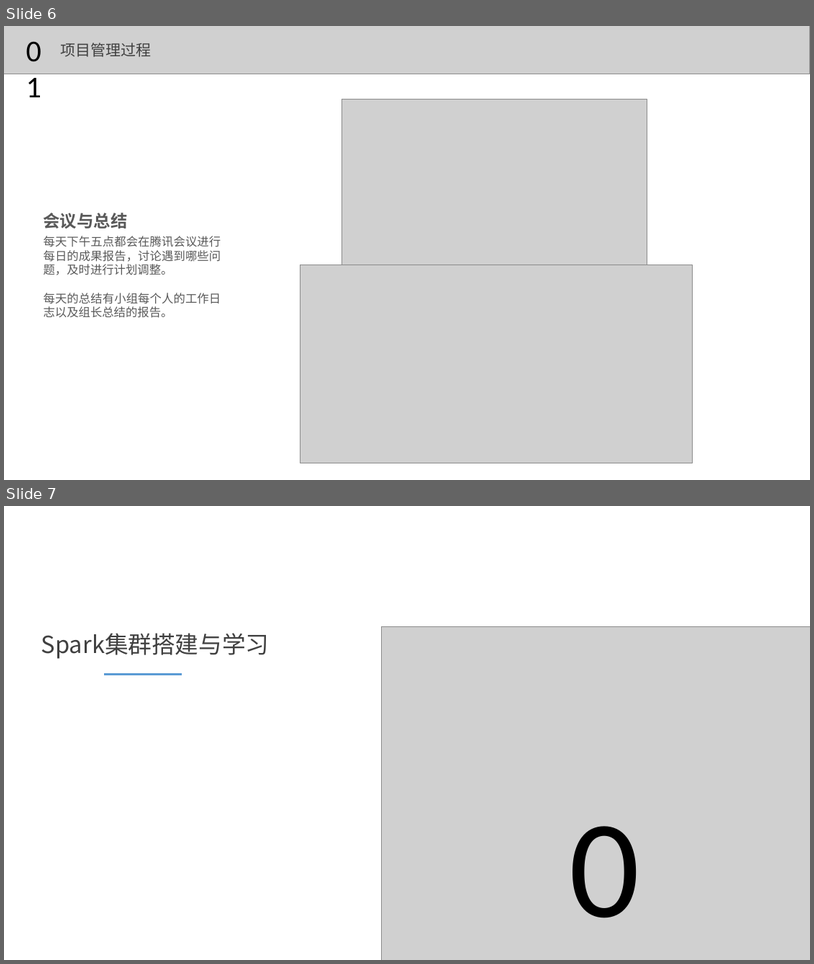
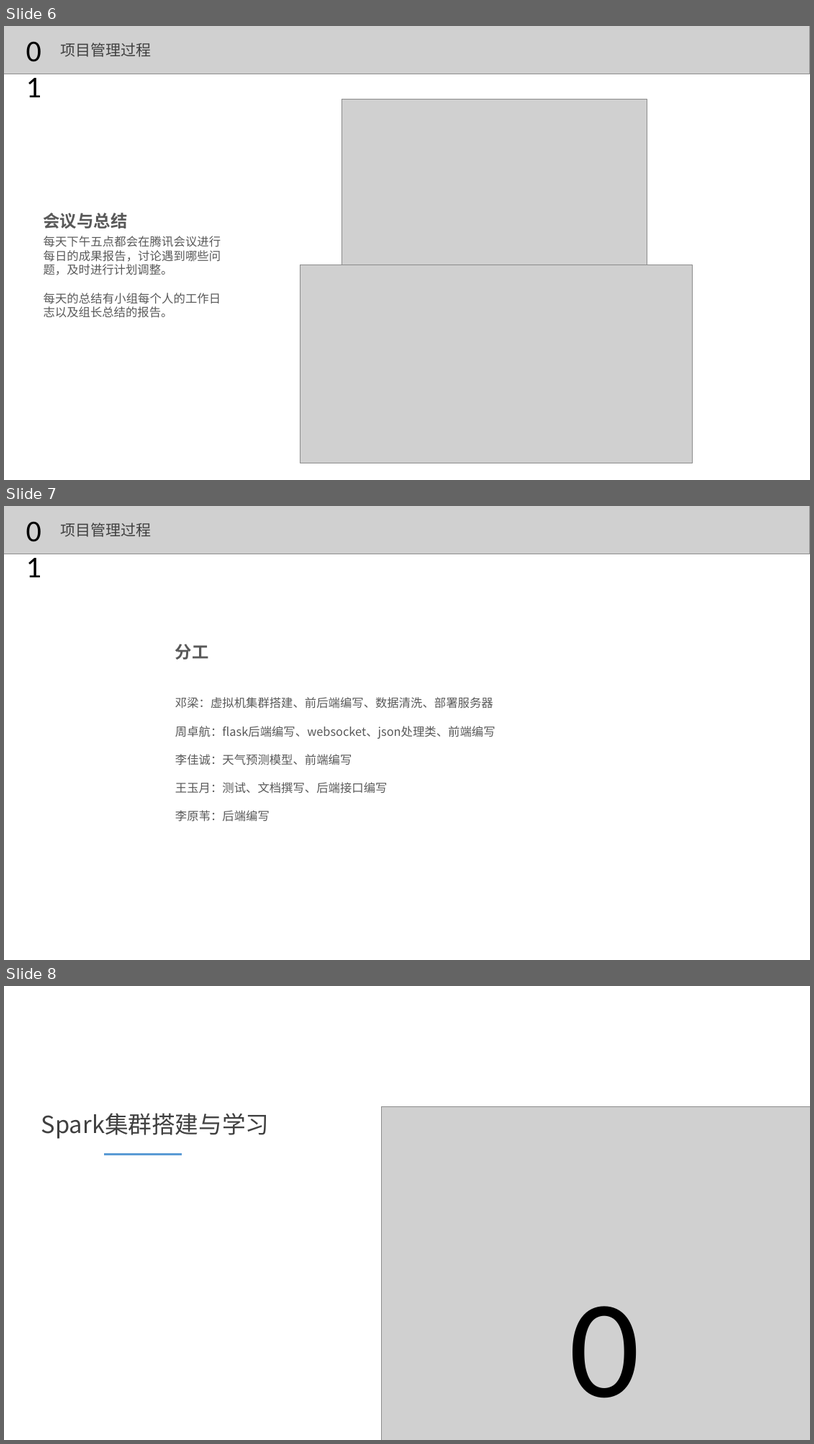
Before and after one commit to YTGhost/Weather-data-analysis, a slide deck: report/终期答辩.pptx. Shown one above the other, each under a label of ours: slides 6 and 7 before the commit, slides 6, 7 and 8 after it. The pictures are 814x964 and 814x1444 pixels, drawn with LibreOffice and Linux fonts; fonts in the diff are those of the drawing; grey boxes stand for pictures. Boxes give left, top, right and bottom in pixels: in the first picture for what was removed or moved away, otherwise in the second. Text is boxed around its words. In the diff, an @@ line names an element or a change of style, - is before the commit and + after.

Commit message:
ppt补充

```diff
--- a/report/终期答辩.pptx
+++ b/report/终期答辩.pptx
@@ slide 7 added at box(4, 506, 810, 960), background #FFFFFF @@
@@ picture added at box(4, 506, 810, 554) @@
@@ text added at box(21, 508, 55, 551), 36 pt, text #000000 @@
+01
@@ text added at box(60, 523, 151, 537), 18 pt, text #404040 @@
+项目管理过程
@@ text added at box(175, 644, 209, 659), 20 pt, text #595959, bold @@
+分工
@@ text added at box(175, 697, 496, 821), 14 pt, text #595959 @@
+邓梁：虚拟机集群搭建、前后端编写、数据清洗、部署服务器
+周卓航：flask后端编写、websocket、json处理类、前端编写
+李佳诚：天气预测模型、前端编写
+王玉月：测试、文档撰写、后端接口编写
+李原苇：后端编写
@@ what was slide 7 is now slide 8 @@
```
